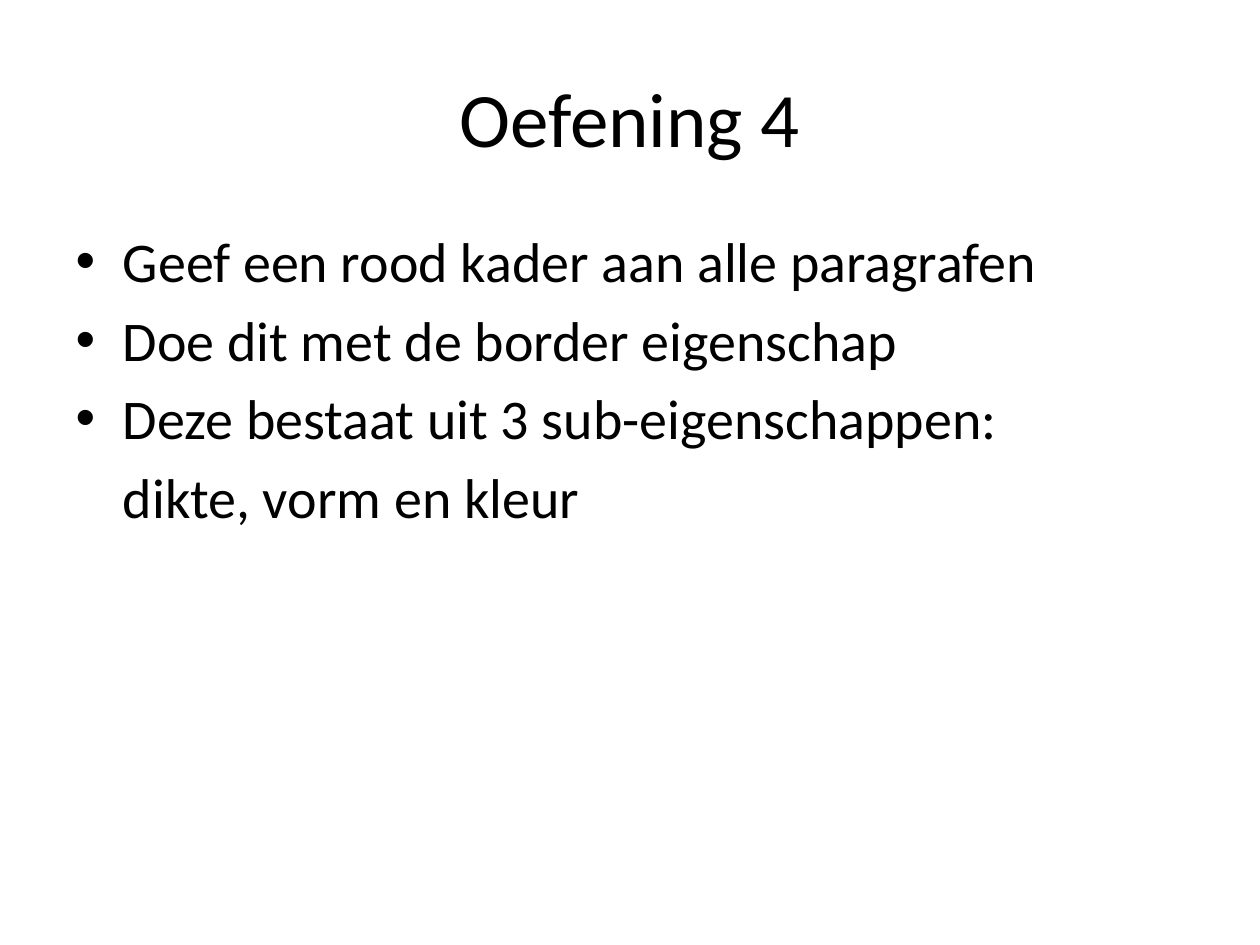
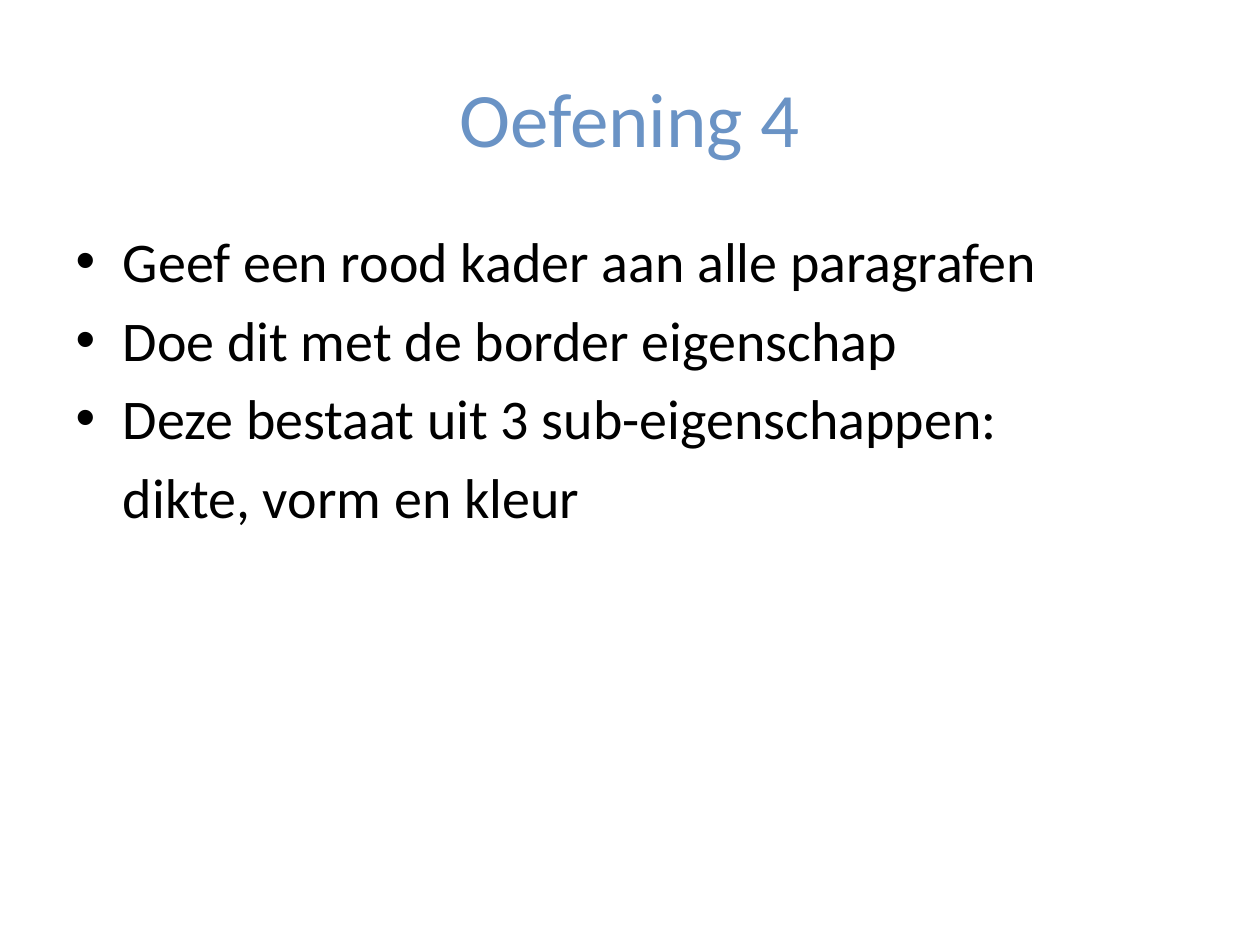
Before and after one commit to Belitili/Workshop-IntroHTML-CSS, a slide deck: slide 20 of Workshop werkdocumenten/Intro HTML en CSS.pptx (slide 19 before the commit). Drawn at 1260x945 pixels with LibreOffice and Linux fonts; fonts in the diff are those of the drawing. Boxes give left, top, right and bottom in pixels: in the first picture for what was removed or moved away, otherwise in the second. Text is boxed around its words. In the diff, an @@ line names an element or a change of style, - is before the commit and + after.

Commit message:
ppt: intro added, added some style, js removed, fixed spelling, minor content changes

```diff
--- a/Workshop werkdocumenten/Intro HTML en CSS.pptx
+++ b/Workshop werkdocumenten/Intro HTML en CSS.pptx
@@ title "Oefening 4" at box(460, 94, 800, 160): text colour #000000 to #6A93C5 @@
```
Also in this commit, not shown: 21 other slides changed, 1 slide added, 2 slides removed, 2 other files.
